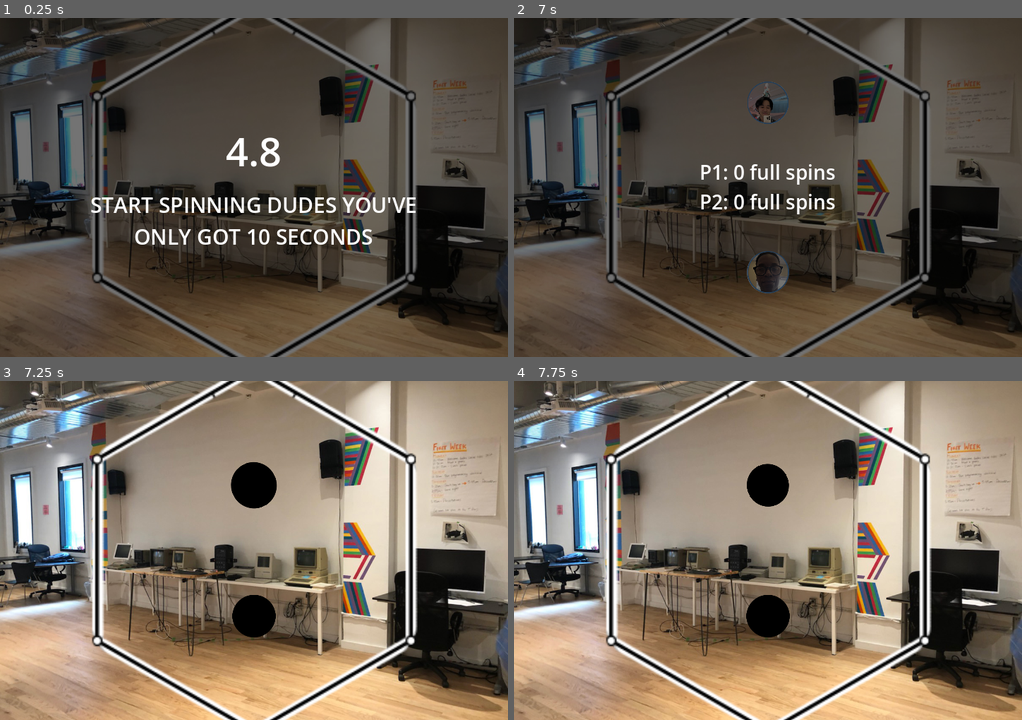
Above: before the commit, frames 1-4 (two rows, left to right).
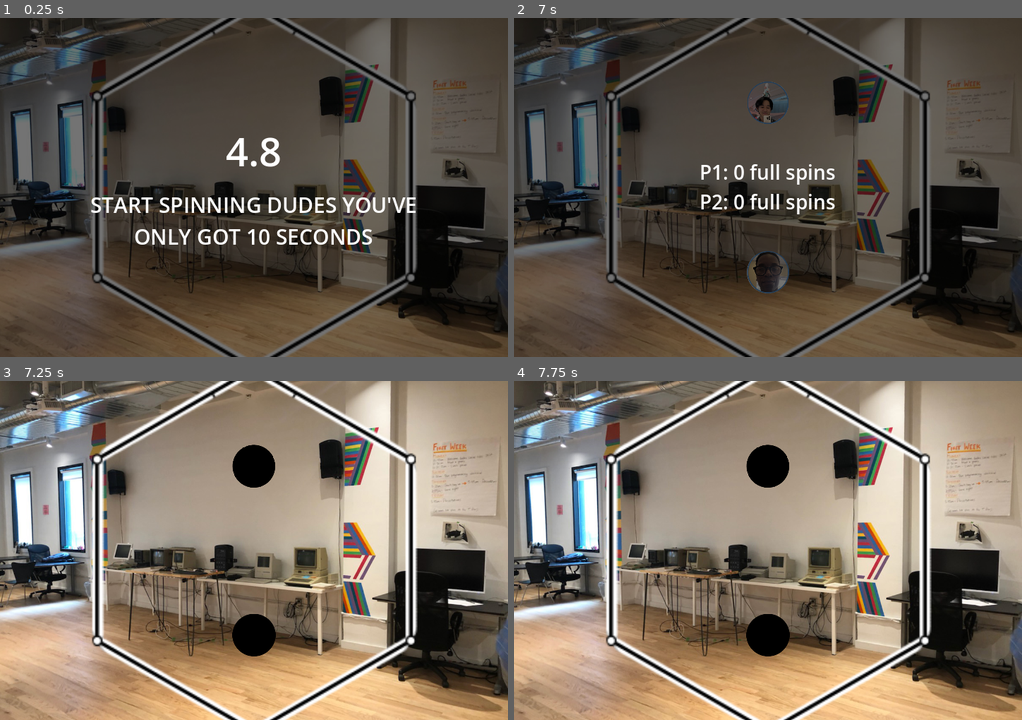
Above: after the commit, the same moments.

Repository: cbrenton/beyblade
Game: Godot game, scene res://main.tscn
The game is run twice, just before and just after one commit, with the same random seed, the same clock (stepped at 60 frames per second) and the same inputs.
Inputs:
- Up to frame 1 (0.25 s): no input
- Up to frame 2 (7 s): tap Enter at 0.5, 6.5 s; hold D 0.53-1.28 s; hold F 0.53-1.28 s; tap Space at 0.77, 1.52, 3.02, 3.77, 4.52, 5.75, 6.02, 6.77 s; hold S 1.28-2.03 s; tap F at 1.35, 2.3, 3.05, 3.8, 4.55, 5.3, 6.05, 6.8 s; hold D 2.03-2.78 s; hold G 2.03-2.78 s; hold W 2.78-3.53 s; tap I at 2.85 s; hold K 3.53-4.28 s; hold A 3.53-5.03 s; tap J at 4.35 s; hold S 5.03-5.78 s; hold L 5.03-5.78 s; hold D 5.78-6.53 s; tap 1 at 5.85 s; hold W from 6.53 s (still down); hold 2 from 6.53 s (still down)
- Up to frame 3 (7.25 s): keep holding W; keep holding 2
- Up to frame 4 (7.75 s): release W at 7.28 s; release 2 at 7.28 s; hold D from 7.28 s (still down); tap C at 7.35 s; tap Space at 7.52 s; tap F at 7.55 s

Frames 1-2 are identical in both runs. In frame 3, 1.9% of the frame differs, in the area x 45-55%, y 18-82%; in frame 4, 1.9%.

Commit message:
add win sounds

Diff:
--- a/godot/main.tscn
+++ b/godot/main.tscn
@@ -22,3 +22,6 @@
 stream = ExtResource("4_1bvp3")
 volume_db = 13.42
 pitch_scale = 3.9
+
+[node name="WinPlayer" type="AudioStreamPlayer2D" parent="." unique_id=188573983]
+volume_db = 11.762
--- a/godot/scripts/arena_new.gd
+++ b/godot/scripts/arena_new.gd
@@ -23,6 +23,13 @@
 var _overlay_layer: CanvasLayer
 var _countdown_label: Label
 var _instruction_label: Label
+@onready var win_player = get_parent().get_node("WinPlayer")
+@onready var p1_sfx = preload("res://assets/sounds/p1.mp3")
+@onready var p2_sfx = preload("res://assets/sounds/p2.mp3")
+@onready var win_sfx = preload("res://assets/sounds/winner.mp3")
+@onready var lose_sfx = preload("res://assets/sounds/loser.mp3")
+
+var is_over = false
 
 
 func _ready() -> void:
@@ -65,60 +72,83 @@
 
 
 func _process(delta: float) -> void:
-    match _overlay_phase:
-        _Overlay.SPINNING:
-            if _spin_time_left > 0.0:
-                spins[0] += absi(RCadeInput.p1_spinner_delta())
-                spins[1] += absi(RCadeInput.p2_spinner_delta())
-            _spin_time_left -= delta
-            if _spin_time_left > 0.0:
-                _countdown_label.text = "%.1f" % _spin_time_left
-            else:
-                _spin_time_left = 0.0
-                _overlay_phase = _Overlay.READY_FOR_BATTLE
-                print("starting game")
+    if !is_over:
+        match _overlay_phase:
+            _Overlay.SPINNING:
+                if _spin_time_left > 0.0:
+                    spins[0] += absi(RCadeInput.p1_spinner_delta())
+                    spins[1] += absi(RCadeInput.p2_spinner_delta())
+                _spin_time_left -= delta
+                if _spin_time_left > 0.0:
+                    _countdown_label.text = "%.1f" % _spin_time_left
+                else:
+                    _spin_time_left = 0.0
+                    _overlay_phase = _Overlay.READY_FOR_BATTLE
+                    print("starting game")
 
-                var player1 = player_scene.instantiate()
-                player1.position = player_offset
-                add_child(player1)
-                player1.freeze = true
-                player1.set_color(Color.BLUE)
-                players.push_back(player1)
+                    var player1 = player_scene.instantiate()
+                    player1.position = player_offset
+                    add_child(player1)
+                    player1.freeze = true
+                    player1.set_color(Color.BLUE)
+                    player1.die.connect(p2_win)
+                    players.push_back(player1)
 
-                var player2 = player_scene.instantiate()
-                player2.position = -player_offset
-                print(player2.position)
-                add_child(player2)
-                player2.freeze = true
-                player2.set_color(Color.RED)
-                players.push_back(player2)
+                    var player2 = player_scene.instantiate()
+                    player2.position = -player_offset
+                    print(player2.position)
+                    add_child(player2)
+                    player2.freeze = true
+                    player2.set_color(Color.RED)
+                    player2.die.connect(p1_win)
+                    players.push_back(player2)
 
-                _time_till_battle_left = TIME_TILL_BATTLE_SEC
-                _instruction_label.visible = false
-                _countdown_label.add_theme_font_size_override("font_size", 28)
-                _countdown_label.text = (
-                    "P1: %d full spins\nP2: %d full spins" % [spins[0] / 64.0, spins[1] / 64.0]
-                )
+                    _time_till_battle_left = TIME_TILL_BATTLE_SEC
+                    _instruction_label.visible = false
+                    _countdown_label.add_theme_font_size_override("font_size", 28)
+                    _countdown_label.text = (
+                        "P1: %d full spins\nP2: %d full spins" % [spins[0] / 64.0, spins[1] / 64.0]
+                    )
 
-        _Overlay.READY_FOR_BATTLE:
-            _time_till_battle_left -= delta
-            if _time_till_battle_left <= 0.0:
-                _overlay_phase = _Overlay.OFF
-                _overlay_layer.queue_free()
-                _overlay_layer = null
-                print("spinning")
-                var count = 0
-                for player in players:
-                    if count == 1:
-                        player.launch.call_deferred(0)
-                    player.freeze = false
-                    print("launch[%d]: %f" % [count, spins[count]])
-                    player.launch.call_deferred(100 * spins[count] * -1)  # extra 10x bc I can't spin fast on here
-                    count += 1
-        _:
-            pass
+            _Overlay.READY_FOR_BATTLE:
+                _time_till_battle_left -= delta
+                if _time_till_battle_left <= 0.0:
+                    _overlay_phase = _Overlay.OFF
+                    _overlay_layer.queue_free()
+                    _overlay_layer = null
+                    print("spinning")
+                    var count = 0
+                    for player in players:
+                        if count == 1:
+                            player.launch.call_deferred(0)
+                        player.freeze = false
+                        print("launch[%d]: %f" % [count, spins[count]])
+                        player.launch.call_deferred(100 * spins[count] * -1)  # extra 10x bc I can't spin fast on here
+                        count += 1
+            _:
+                pass
 
 
 func _input(event: InputEvent) -> void:
     if _overlay_phase != _Overlay.OFF:
         return
+
+
+func p2_win() -> void:
+    print("p2 wins")
+    win_player.stream = p2_sfx
+    win_player.play()
+    await win_player.finished
+    win_player.stream = win_sfx
+    win_player.play()
+    is_over = true
+
+
+func p1_win() -> void:
+    print("p1 wins")
+    win_player.stream = p1_sfx
+    win_player.play()
+    await win_player.finished
+    win_player.stream = win_sfx
+    win_player.play()
+    is_over = true
--- a/godot/scripts/player.gd
+++ b/godot/scripts/player.gd
@@ -11,6 +11,8 @@
 @onready var fuck_with_timer := Timer.new()
 @onready var collision_player = get_parent().get_parent().get_node("CollisionPlayer")
 
+signal die
+
 
 func _ready() -> void:
     var n := randi() % 42 + 1
@@ -22,51 +24,44 @@
 
 
 func _integrate_forces(state: PhysicsDirectBodyState2D) -> void:
-    for i in state.get_contact_count():
-        var collider = state.get_contact_collider_object(i)
-        if collider == null:
-            continue
-        var normal := state.get_contact_local_normal(i)
-        var impact := absf(state.linear_velocity.dot(normal))
+    if is_live:
+        for i in state.get_contact_count():
+            var collider = state.get_contact_collider_object(i)
+            if collider == null:
+                continue
+            var normal := state.get_contact_local_normal(i)
+            var impact := absf(state.linear_velocity.dot(normal))
 
-        if collider is StaticBody2D:
-            var drain := impact * wall_spin_drain
-            state.angular_velocity -= signf(state.angular_velocity) * drain
-            animation.play("hit")
-        elif collider is RigidBody2D:
-            var other := collider as RigidBody2D
-            var my_speed := absf(state.angular_velocity)
-            var their_speed := absf(other.angular_velocity)
-            var total := my_speed + their_speed
-            if total == 0.0:
-                continue
-            var my_loss := total * top_spin_drain * (their_speed / total)
-            state.angular_velocity -= signf(state.angular_velocity) * my_loss
-            var away := (global_position - other.global_position).normalized()
-            var scaler = 2.0
-            state.linear_velocity += away * collision_knockback * (their_speed / my_speed) * scaler
-            animation.play("hit")
-            print("hit player")
-            collision_player.play()
+            if collider is StaticBody2D:
+                var drain := impact * wall_spin_drain
+                state.angular_velocity -= signf(state.angular_velocity) * drain
+                animation.play("hit")
+            elif collider is RigidBody2D:
+                var other := collider as RigidBody2D
+                var my_speed := absf(state.angular_velocity)
+                var their_speed := absf(other.angular_velocity)
+                var total := my_speed + their_speed
+                if total == 0.0:
+                    continue
+                var my_loss := total * top_spin_drain * (their_speed / total)
+                state.angular_velocity -= signf(state.angular_velocity) * my_loss
+                var away := (global_position - other.global_position).normalized()
+                var scaler = 10.0
+                state.linear_velocity += (
+                    away * collision_knockback * (their_speed / my_speed) * scaler
+                )
+                animation.play("hit")
+                print("hit player")
+                collision_player.play()
 
 
 func _physics_process(_delta: float) -> void:
-    var to_center = Vector2.ZERO - position
-    if to_center.length() > 50.0:
-        apply_central_force(to_center.normalized() * pull_factor)
-    if should_log:
-        print("position:", position)
-
-
-func _input(event: InputEvent) -> void:
-    if event is InputEventKey and event.pressed:
-        if event.keycode == KEY_F:
-            apply_torque_impulse(1000)
-        if event.keycode == KEY_A:
-            apply_central_impulse(Vector2(-1.0, 0.0))
-
-        if event.keycode == KEY_D:
-            apply_central_impulse(Vector2(1.0, 0.0))
+    if is_live:
+        var to_center = Vector2.ZERO - position
+        if to_center.length() > 50.0:
+            apply_central_force(to_center.normalized() * pull_factor)
+        if should_log:
+            print("position:", position)
 
 
 func launch(initial_spin: float) -> void:
@@ -85,6 +80,11 @@
         is_live = false
         get_node("Sprite2D").modulate = Color.BLACK
         print("u lose")
+        die.emit()
+    if is_live && !get_viewport_rect().has_point(global_position):
+        print("OFFSCREEN")
+        is_live = false
+        die.emit()
 
 
 func set_color(color: Color) -> void:
